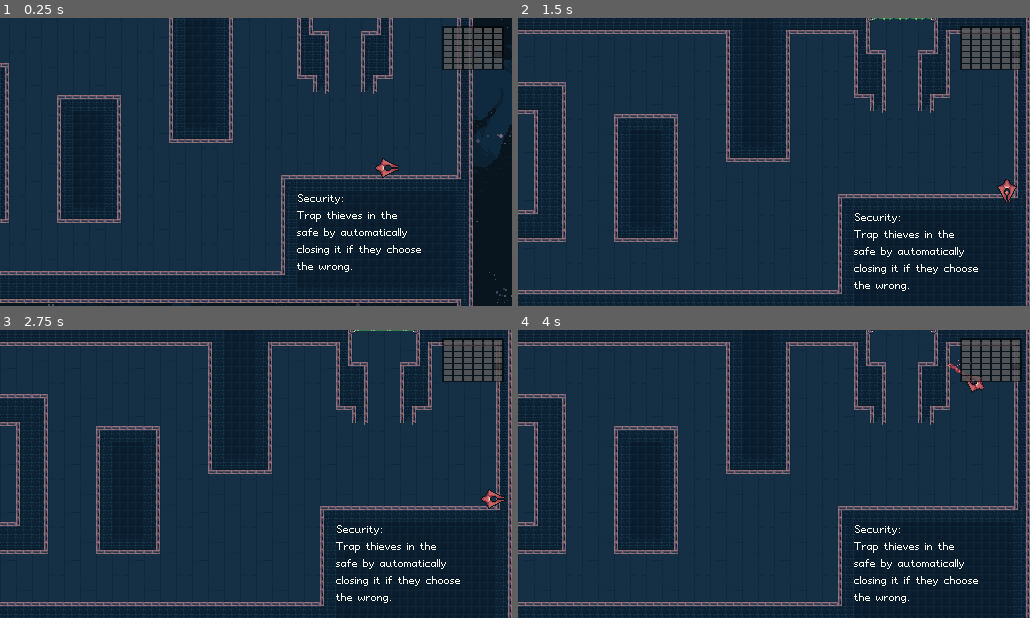
Above: before the commit, frames 1-4 (two rows, left to right).
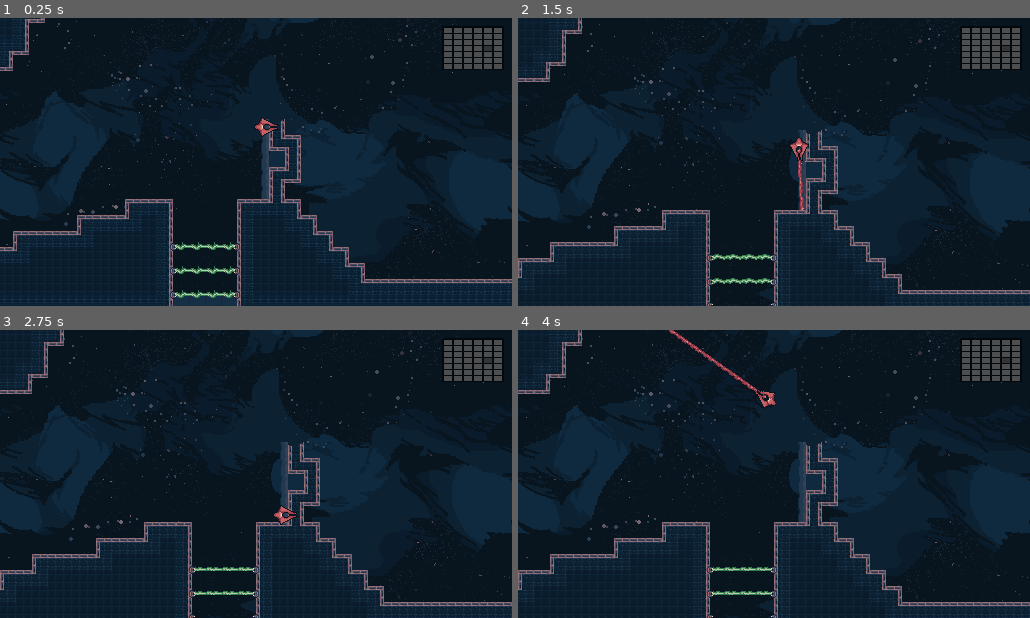
Above: after the commit, the same moments.

Repository: boukew99/godot_wild_jam_34
Game: Godot game, scene res://physics/2d/game.tscn
Two runs of this game, one before a commit and one after it. Both use one fixed random seed, a clock stepped at 60 frames per second and the inputs below. This scene is started directly instead of the project's main scene.
Inputs:
- Up to frame 1 (0.25 s): no input
- Up to frame 2 (1.5 s): hold Right (right) 0.53-1.28 s; hold Z (laser) 0.53-1.28 s; hold Down (down) from 1.28 s (still down); tap Z (laser) at 1.35 s
- Up to frame 3 (2.75 s): release Down (down) at 2.03 s; hold Right (right) from 2.03 s (still down); hold Z (laser) from 2.03 s (still down)
- Up to frame 4 (4 s): release Right (right) at 2.78 s; release Z (laser) at 2.78 s; hold Up (up) 2.78-3.53 s; tap Z (laser) at 2.85 s; hold Left (left) from 3.53 s (still down); hold Z (laser) from 3.53 s (still down)

The runs differ from the first frame. In frame 1, 51% of the frame differs, in the area x 0-100%, y 0-100%; in frame 2, 51%; in frame 3, 51%; in frame 4, 51%.

Commit message:
conciser laser partciles

Diff:
--- a/godot_wild_jam_34/physics/2d/game.tscn
+++ b/godot_wild_jam_34/physics/2d/game.tscn
@@ -200,7 +200,7 @@
 }
 
 [node name="SpaceShip" parent="Space" instance=ExtResource( 5 )]
-position = Vector2( 2936, 1328 )
+position = Vector2( 2304, 984 )
 acceleration = 1.8
 speed = 200.0
 
@@ -472,8 +472,7 @@
 text = "Security:
 Trap thieves in the
 safe by automatically
-closing it if they choose
-the wrong."
+closing it if they choose wrong."
 __meta__ = {
 "_edit_use_anchors_": false
 }
--- a/godot_wild_jam_34/physics/2d/object/laser.gd
+++ b/godot_wild_jam_34/physics/2d/object/laser.gd
@@ -10,6 +10,7 @@
 		line.show()
 		ray_cast.enabled = true
 		$Timer.start()
+		end.emitting = true
 
 func _physics_process(delta):
 	var distance = ray_cast.cast_to.x
@@ -26,3 +27,4 @@
 func _on_Timer_timeout():
 	line.hide()
 	ray_cast.enabled = false
+	end.emitting = false
